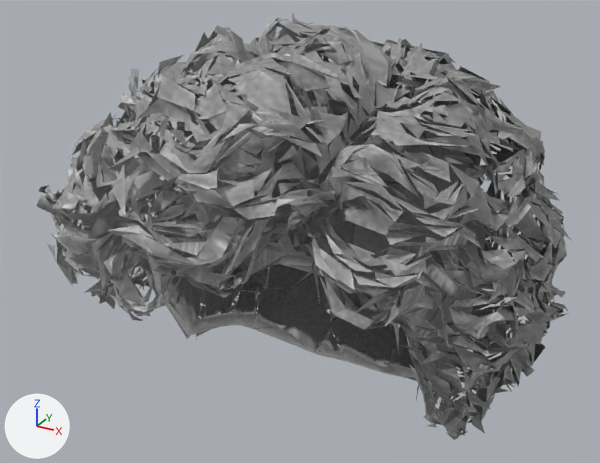
Renders of the glTF model app/public/models_m/hair_curls.glb from each side of a commit.
Camera for both pictures: a 50 mm camera at (0.15, -0.282, 0.057) aimed at (-0.004, -0.002, -0.083). The axes (+X, +Y, +Z) are drawn at lower left. The lights are the same throughout. The first picture is the older version.
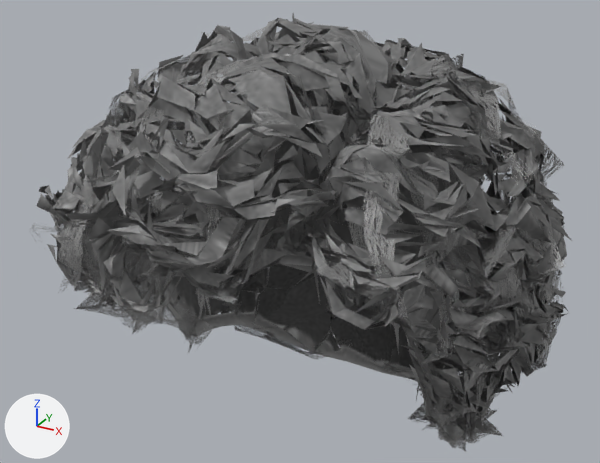
Boxes (x1, y1, x2, y2) around the edits, measured in the pictures (600 x 463 px):
'Mesh_0', recoloured (darker): (37, 14, 571, 436) in both
'haircards', added: after (29, 27, 566, 451)

Diff of the bpy script that builds the scene:
```diff
--- a/app/public/models_m/hair_curls.glb.py
+++ b/app/public/models_m/hair_curls.glb.py
@@ img_haircards @@
+img_haircards = load_image('haircards', '_unpacked/haircards', 512, 256, 'sRGB')
@@ mat_hairbase @@
+mat_hairbase = bpy.data.materials.new('hairbase')
+# colours: light grey #c4c4c4
+# uses the picture img_image_0
@@ mat_haircards @@
+mat_haircards = bpy.data.materials.new('haircards')
+# uses the picture img_haircards
@@ me_mesh_0 @@
 me_mesh_0.from_pydata(...)  # 9207 vertices, 6000 faces; spans x -0.1..0.105, y -0.113..0.105, z -0.176..0.005
-me_mesh_0.materials.append(mat_hair)  # picture img_image_0
+me_mesh_0.materials.append(mat_hairbase)
@@ me_haircards @@
+me_haircards.from_pydata(...)  # 3120 vertices, 2592 faces; spans x -0.105..0.105, y -0.113..0.111, z -0.178..0.001
+me_haircards.materials.append(mat_haircards)
@@ ob_haircards @@
+ob_haircards = bpy.data.objects.new('haircards', me_haircards)
+ob_haircards.location = (0.0, 0.0, 0.0)
```
